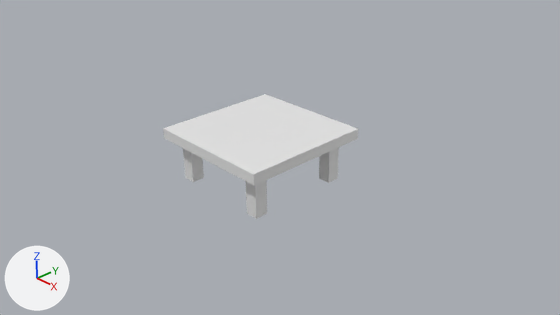
The Blender file WineTable.blend: old version first, new version second.
The view is the same before and after, from the file's camera 'Camera'. Arrows for +X, +Y and +Z are at lower left; the lights stay in place.
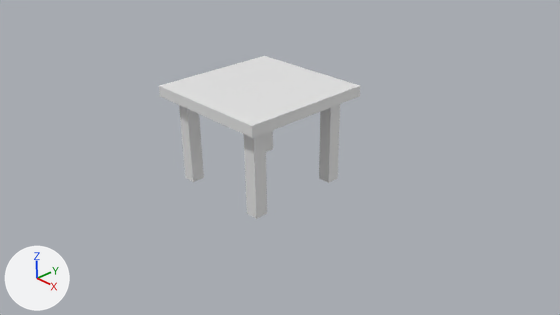
Pixel boxes [x1, y1, x2, y2] of what changed, in the pictures (560 x 315 px):
'Plane.004', moved
    before: [163, 94, 358, 185]
    after: [159, 56, 360, 138]
'Plane.001', rescaled
    before: [319, 147, 339, 183]
    after: [319, 104, 340, 183]
'Plane.003', rescaled
    before: [183, 148, 204, 182]
    after: [179, 105, 204, 182]

Diff of the bpy script that builds the scene:
```diff
--- a/WineTable.blend.py
+++ b/WineTable.blend.py
@@ ob_plane_004 @@
 ob_plane_004 = bpy.data.objects.new('Plane.004', me_plane_005)
-ob_plane_004.location = (0.0, 0.0, 0.8)
+ob_plane_004.location = (0.0, 0.0, 1.6)
 ob_plane_004.scale = (1.22, 1.22, 1.22)
@@ ob_plane_003 @@
 ob_plane_003.location = (-0.87, -0.87, 0.0)
-ob_plane_003.scale = (0.12, 0.12, 0.12)
+ob_plane_003.scale = (0.12, 0.12, 0.24)
@@ ob_plane_001 @@
 ob_plane_001.location = (0.87, 0.86, 0.0)
-ob_plane_001.scale = (0.12, 0.12, 0.12)
+ob_plane_001.scale = (0.12, 0.12, 0.24)
```
